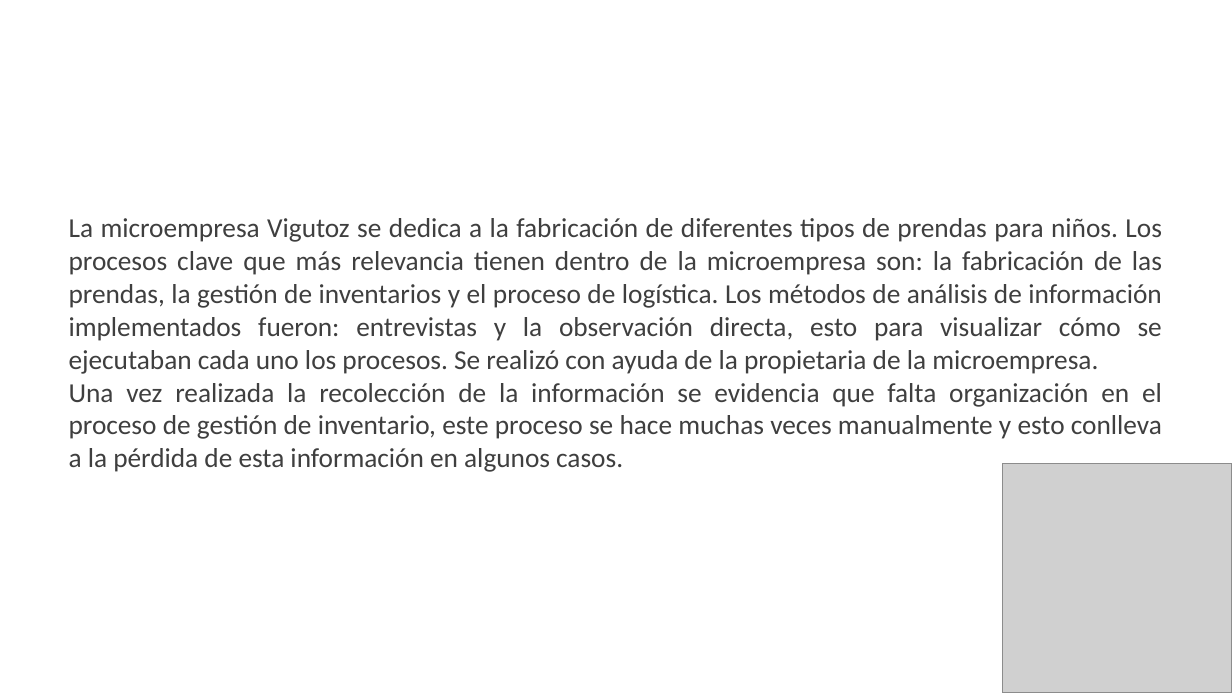
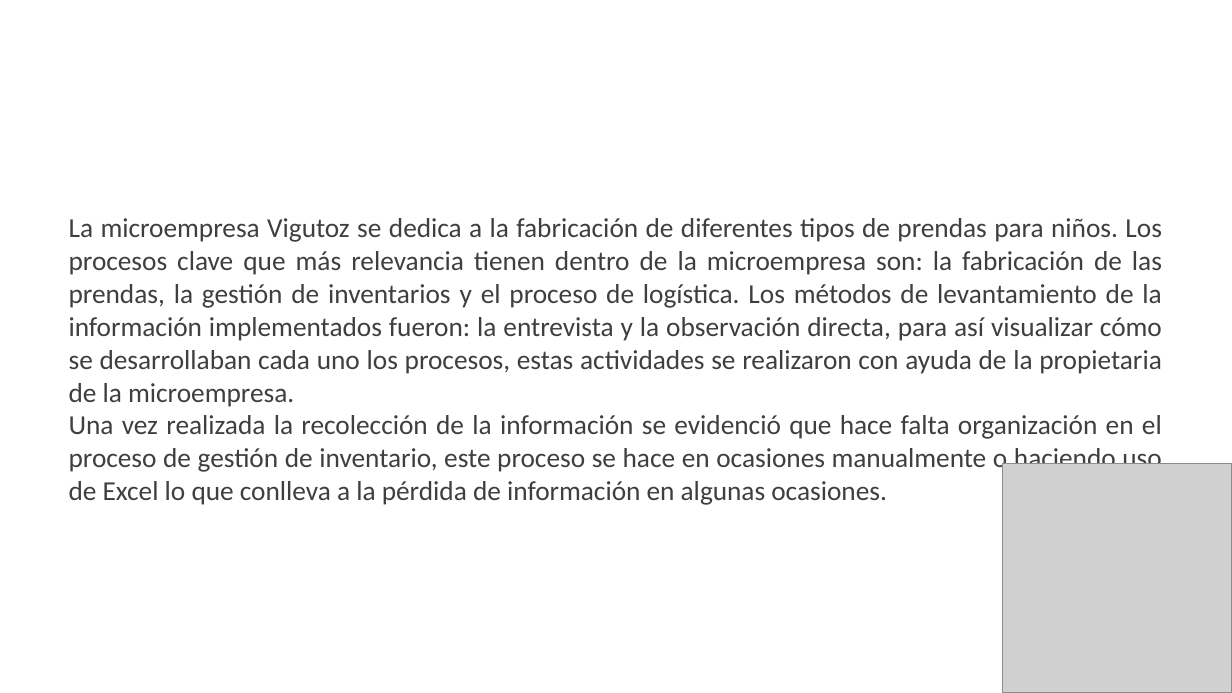
Before and after one commit to NicolasReatiga/Gestor-e, a slide deck: slide 5 of proy_formativo/documentacion/1er_Trim/1 - Plantilla de Presentación de la Sustentacion.pptx. Drawn at 1232x693 pixels with LibreOffice and Linux fonts; fonts in the diff are those of the drawing; grey boxes stand for pictures; background and template pictures are left out. Boxes give left, top, right and bottom in pixels: in the first picture for what was removed or moved away, otherwise in the second. Text is boxed around its words. In the diff, an @@ line names an element or a change of style, - is before the commit and + after.

```diff
--- a/proy_formativo/documentacion/1er_Trim/1 - Plantilla de Presentación de la Sustentacion.pptx
+++ b/proy_formativo/documentacion/1er_Trim/1 - Plantilla de Presentación de la Sustentacion.pptx
@@ text at (69, 218, 1162, 505): text changed @@
-La microempresa Vigutoz se dedica a la fabricación de diferentes tipos de prendas para niños. Los procesos clave que más relevancia tienen dentro de la microempresa son: la fabricación de las prendas, la gestión de inventarios y el proceso de logística. Los métodos de análisis de información implementados fueron: entrevistas y la observación directa, esto para visualizar cómo se ejecutaban cada uno los procesos. Se realizó con ayuda de la propietaria de la microempresa.
-Una vez realizada la recolección de la información se evidencia que falta organización en el proceso de gestión de inventario, este proceso se hace muchas veces manualmente y esto conlleva a la pérdida de esta información en algunos casos.
+La microempresa Vigutoz se dedica a la fabricación de diferentes tipos de prendas para niños. Los procesos clave que más relevancia tienen dentro de la microempresa son: la fabricación de las prendas, la gestión de inventarios y el proceso de logística. Los métodos de levantamiento de la información implementados fueron: la entrevista y la observación directa, para así visualizar cómo se desarrollaban cada uno los procesos, estas actividades se realizaron con ayuda de la propietaria de la microempresa.
+Una vez realizada la recolección de la información se evidenció que hace falta organización en el proceso de gestión de inventario, este proceso se hace en ocasiones manualmente o haciendo uso de Excel lo que conlleva a la pérdida de información en algunas ocasiones.
```
Also in this commit, not shown: 4 other slides changed.
